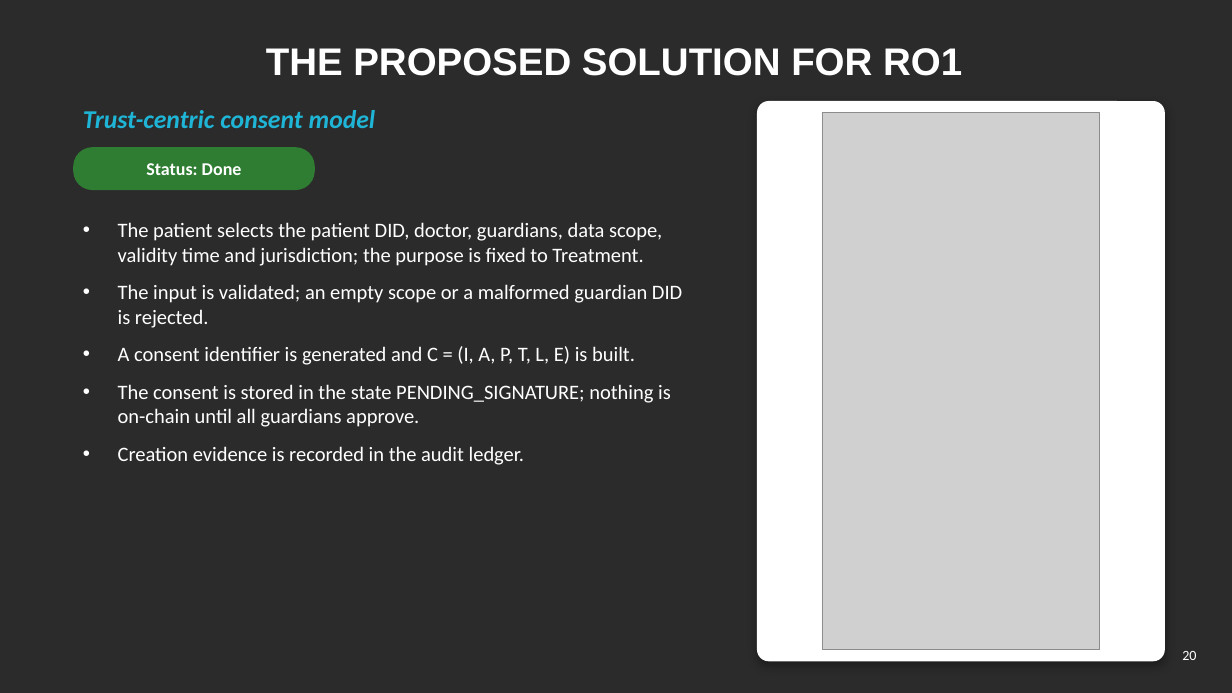
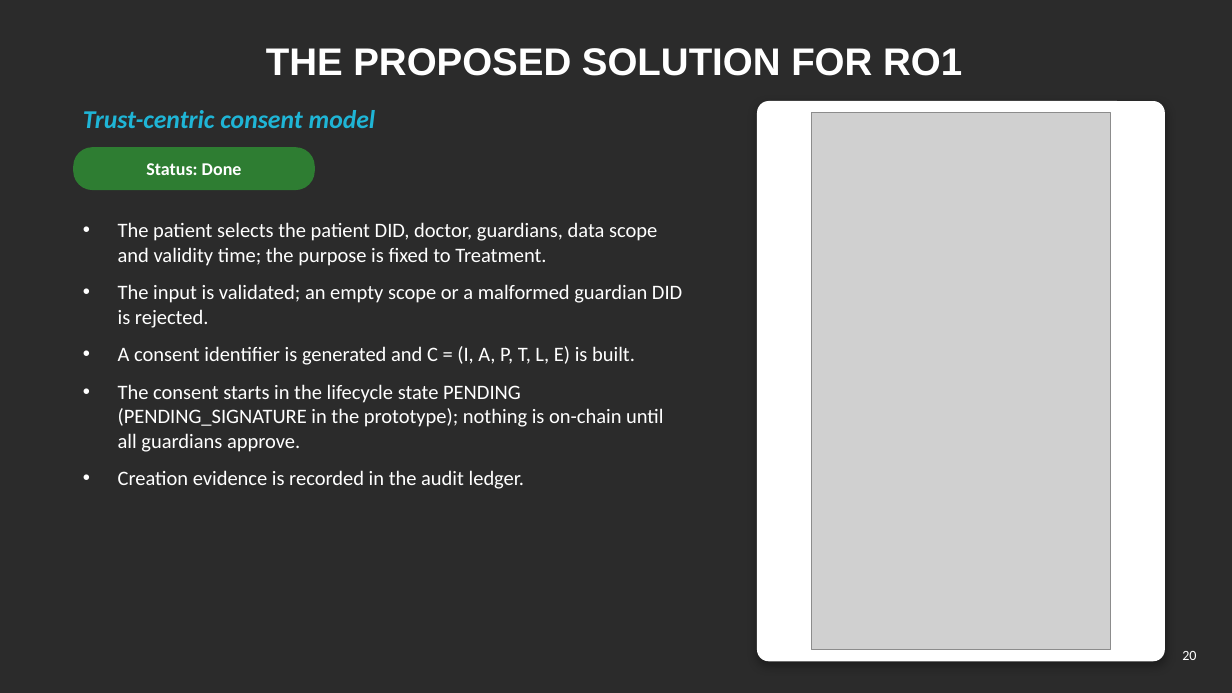
Before and after one commit to yasir12345678900/HealthRWA-Sepolia-Personal-try, a slide deck: slide 20 of docs/Yasir_CA2_Reassessment_Slides.pptx. Drawn at 1232x693 pixels with LibreOffice and Linux fonts; fonts in the diff are those of the drawing; grey boxes stand for pictures; background and template pictures are left out; a plain dark background stands for a picture behind light text. Boxes give left, top, right and bottom in pixels: in the first picture for what was removed or moved away, otherwise in the second. Text is boxed around its words. In the diff, an @@ line names an element or a change of style, - is before the commit and + after.

```diff
--- a/docs/Yasir_CA2_Reassessment_Slides.pptx
+++ b/docs/Yasir_CA2_Reassessment_Slides.pptx
@@ picture: place and size @@
-picture at (823,113,1101,650)
+picture at (811,113,1112,650)
@@ text at (118,222,657,266): text changed @@
-• The patient selects the patient DID, doctor, guardians, data scope, validity time and jurisdiction; the purpose is fixed to Treatment.
+• The patient selects the patient DID, doctor, guardians, data scope and validity time; the purpose is fixed to Treatment.
@@ text at (118,384,663,452): text changed @@
-• The consent is stored in the state PENDING_SIGNATURE; nothing is on-chain until all guardians approve.
+• The consent starts in the lifecycle state PENDING (PENDING_SIGNATURE in the prototype); nothing is on-chain until all guardians approve.
```
Also in this commit, not shown: 12 other slides changed, 16 other files.
